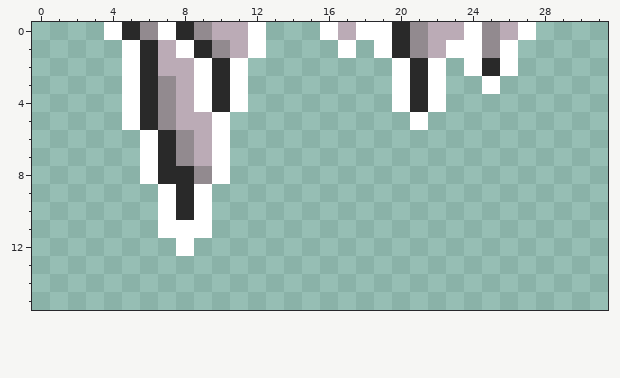
Pixel-art file, stored at Assets/Sprites/stalactite.aseprite. That is the earlier state.
32x16 pixels, 1 frame.
And afterwards:
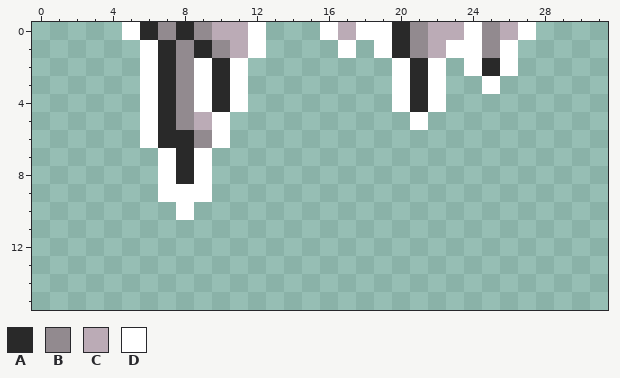
Palette (. is transparent): A #292929  B #928a8f  C #bbabb6  D #ffffff
Changes in this commit:
{"y":0,"x":4,"old":"DABD","new":".DAB"}
{"y":1,"x":5,"old":"DACD","new":".DAB"}
{"y":2,"x":5,"old":"DACC","new":".DAB"}
{"y":3,"x":5,"old":"DABC","new":".DAB"}
{"y":4,"x":5,"old":"DABC","new":".DAB"}
{"y":5,"x":5,"old":"DABC","new":".DAB"}
{"y":6,"x":8,"old":"BC","new":"AB"}
{"y":7,"x":6,"old":"DABCD","new":".DAD."}
{"y":8,"x":6,"old":"DA","new":".D"}
{"y":8,"x":9,"old":"BD","new":"D."}
{"y":9,"x":8,"old":"A","new":"D"}
{"y":10,"x":7,"old":"DAD","new":".D."}
{"y":11,"x":7,"old":"DDD","new":"..."}
{"y":12,"x":8,"old":"D","new":"."}
{"label":"changed","picture_box":[104,22,230,256]}
